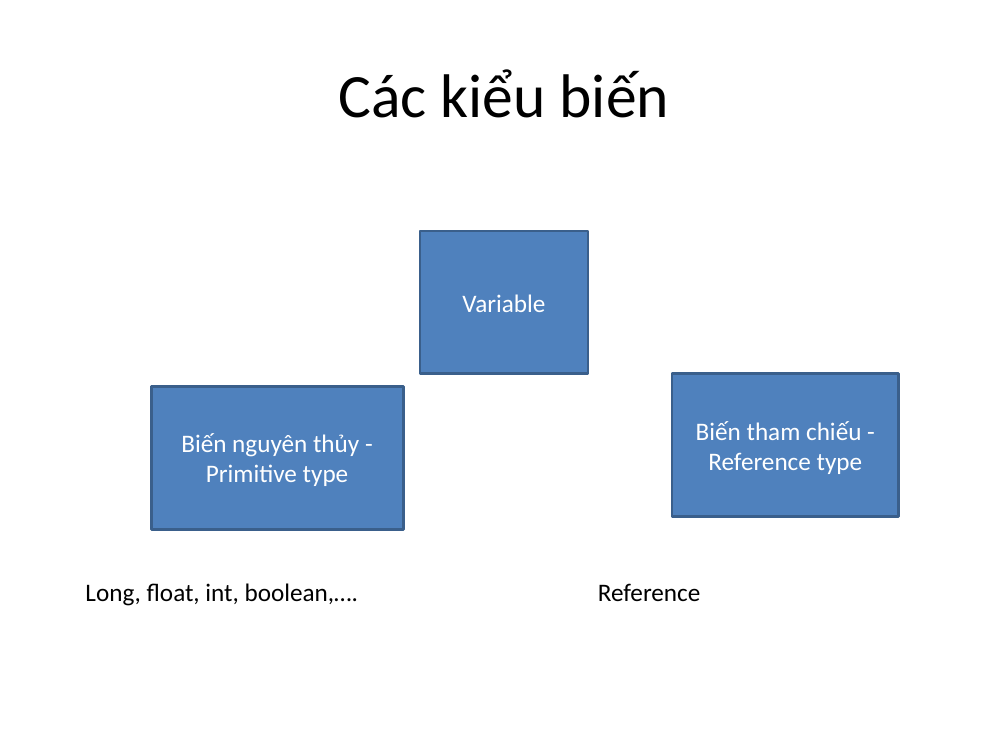
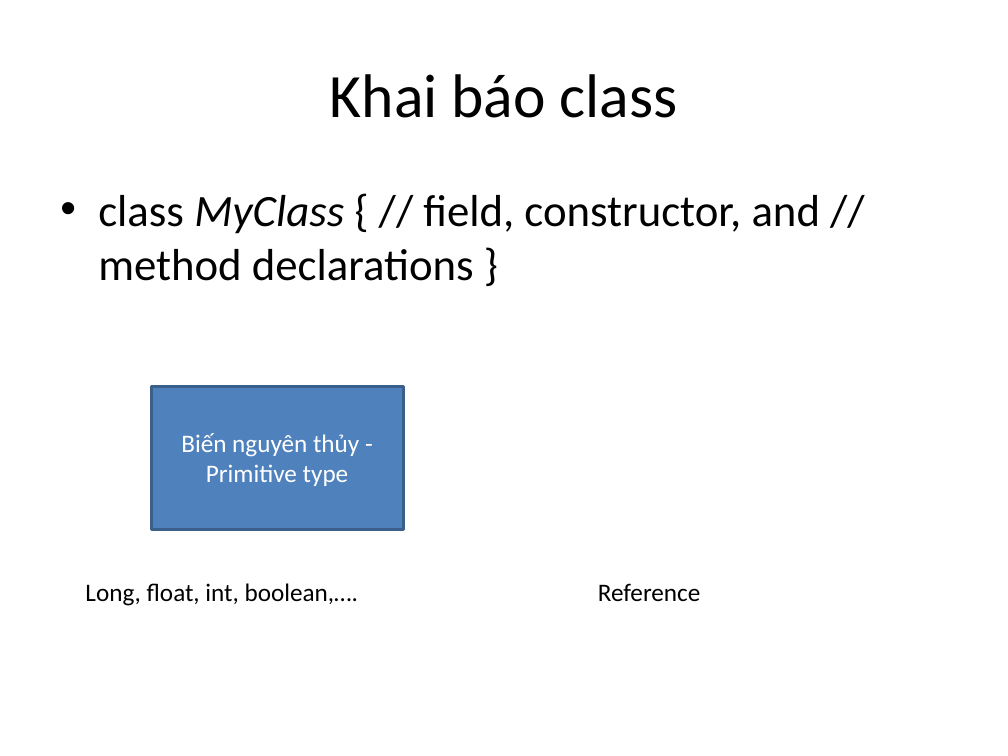
Before and after one commit to phithanh97cs/T3H, a slide deck: slide 2 of 4. Ebook/Java Core/Classes and Object.pptx. Drawn at 1008x756 pixels with LibreOffice and Linux fonts; fonts in the diff are those of the drawing. Boxes give left, top, right and bottom in pixels: in the first picture for what was removed or moved away, otherwise in the second. Text is boxed around its words. In the diff, an @@ line names an element or a change of style, - is before the commit and + after.

```diff
--- a/4. Ebook/Java Core/Classes and Object.pptx
+++ b/4. Ebook/Java Core/Classes and Object.pptx
@@ title at box(330, 74, 678, 118): text changed @@
-Các kiểu biến
+Khai báo class
@@ text added at box(98, 195, 821, 281), 32 pt, text #000000 @@
+• class MyClass { // field, constructor, and // method declarations }
@@ rectangle removed at box(420, 231, 589, 374) @@
-Variable
@@ rectangle removed at box(672, 374, 899, 517) @@
-Biến tham chiếu - Reference type
```
Also in this commit, not shown: 1 other slide changed.
